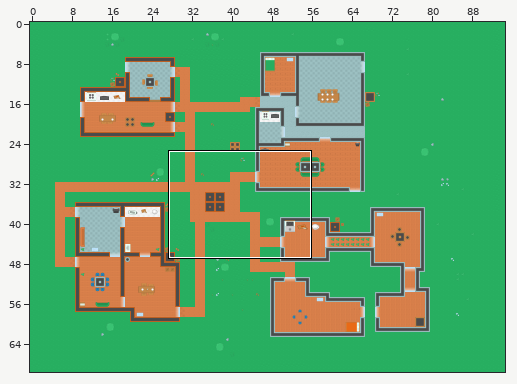
Two states of a Tiled map, Main Base 1/Main map.tmx. The first picture is a wide view before the edit; the outline marks the close-up.
Close-up. Earlier state:
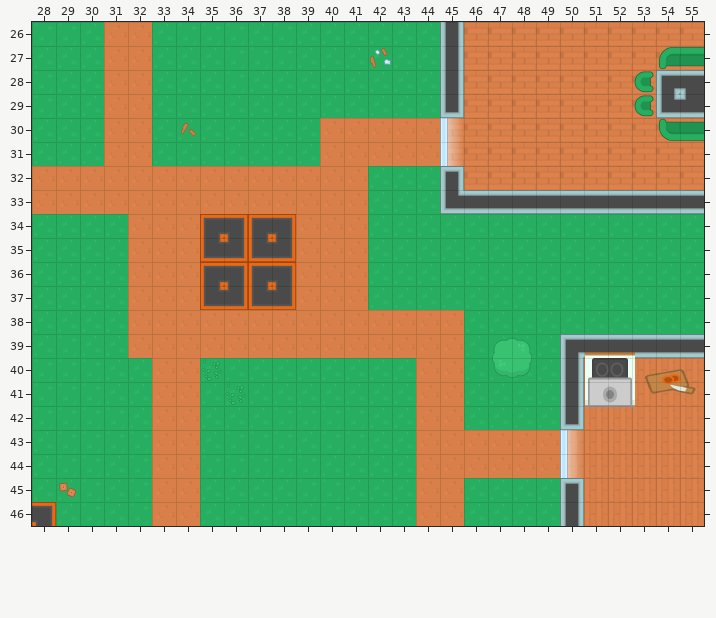
Cells are 128x128 px. Shown: x 28..55, y 26..46. The commit also changed other parts of the map, which this record leaves out.
Now the later version:
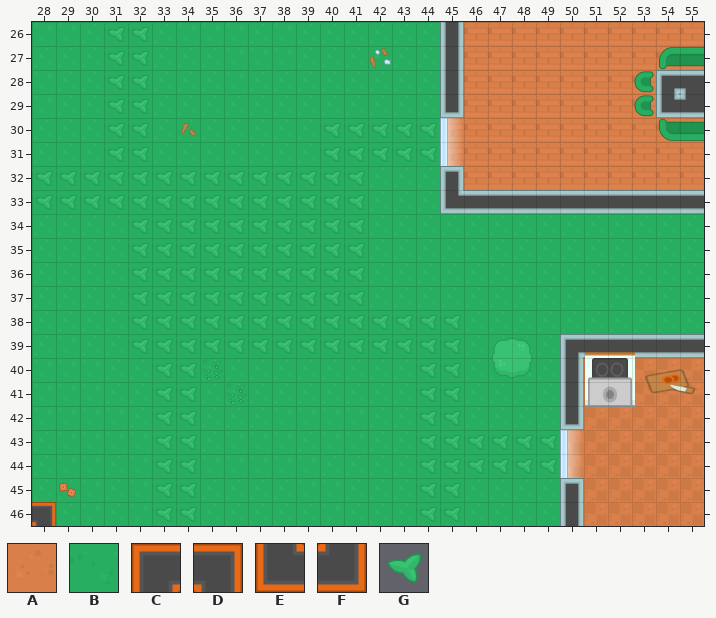
Key: from "Tile set 1": A 14, B 17, C 108, D 109, E 135, F 136, G 209.
_ is an empty cell, # one hidden under a higher layer.
Edits made:
Layer "Floor and Ground":
y 26..29: x 31..32 AA -> BB
y 30..31: x 31..32 AA -> BB; x 40..44 AAAAA -> BBBBB
y 32..33: x 28..41 AAAAAAAAAAAAAA -> BBBBBBBBBBBBBB
y 34: x 32..41 AAA#_##AAA -> BBBBBBBBBB
y 35..37: x 32..41 AAA####AAA -> BBBBBBBBBB
y 38..39: x 32..45 AAAAAAAAAAAAAA -> BBBBBBBBBBBBBB
y 40..42: x 33..34 AA -> BB; x 44..45 AA -> BB
y 43..44: x 33..34 AA -> BB; x 44..49 AAAAAA -> BBBBBB
y 45..46: x 33..34 AA -> BB; x 44..45 AA -> BB
Layer "Non collidable":
y 26..29: x 31..32 __ -> GG
y 30..31: x 31..32 __ -> GG; x 40..44 _____ -> GGGGG
y 32..33: x 28..41 ______________ -> GGGGGGGGGGGGGG
y 34: x 32..41 ______#___ -> GGGGGGGGGG
y 35: x 32..41 _____##___ -> GGGGGGGGGG
y 36..37: x 32..41 ___##_____ -> GGGGGGGGGG
y 38..39: x 32..45 ______________ -> GGGGGGGGGGGGGG
y 40..42: x 33..34 __ -> GG; x 44..45 __ -> GG
y 43..44: x 33..34 __ -> GG; x 44..49 ______ -> GGGGGG
y 45..46: x 33..34 __ -> GG; x 44..45 __ -> GG
Layer "Obstacles collidable":
y 34: x 35..38 CDCD -> ____
y 35: x 35..38 EFEF -> ____
y 36: x 35..38 CDCD -> ____
y 37: x 35..38 EFEF -> ____
Where, in picture pixels (left, top, right, bottom), the same in both close-ups:
changed: (32, 22, 560, 526)
